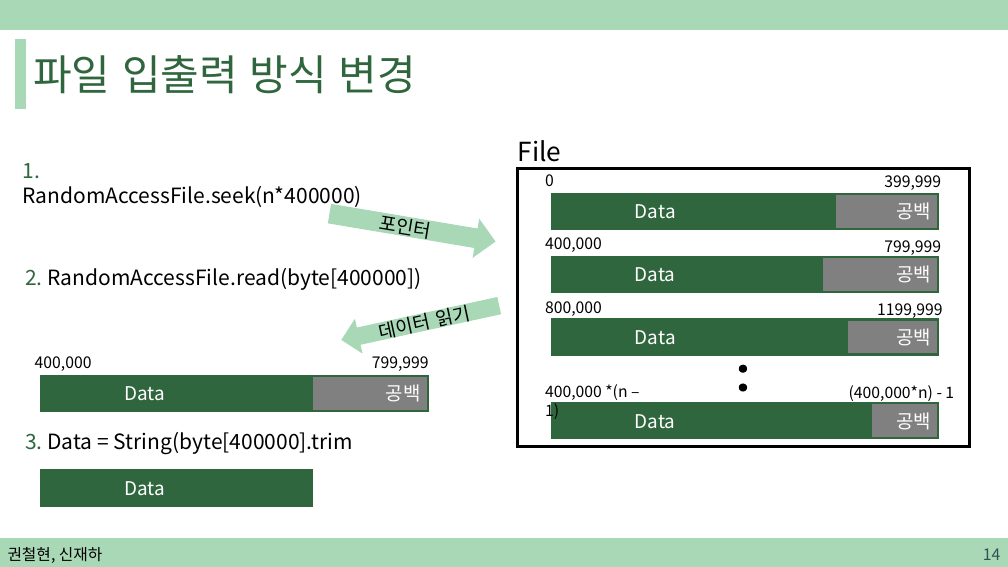
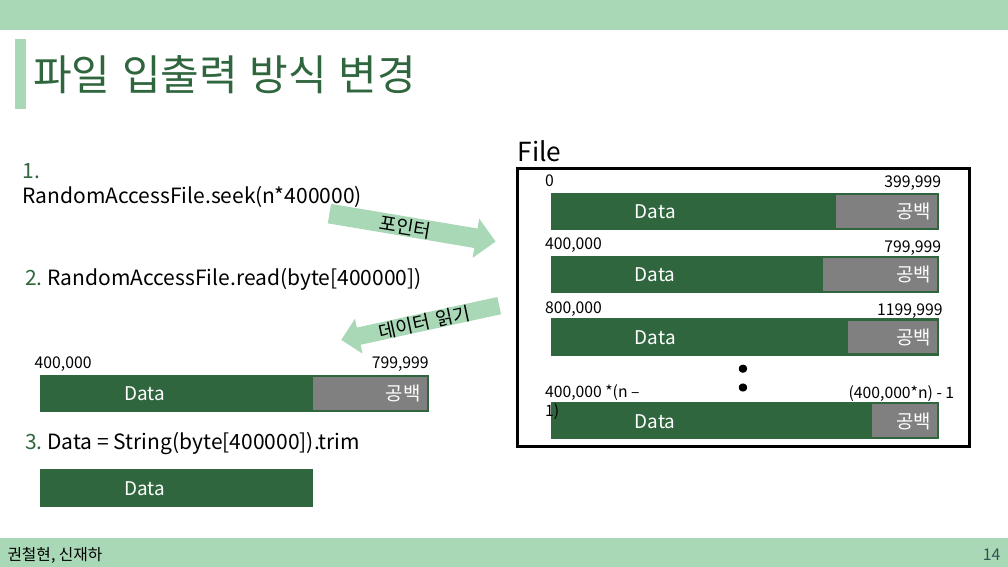
Before and after one commit to sjh4287/capston, a slide deck: slide 14 of 2022.02.18/권철현,신재하.pptx. Drawn at 1008x567 pixels with LibreOffice and Linux fonts; fonts in the diff are those of the drawing. Boxes give left, top, right and bottom in pixels: in the first picture for what was removed or moved away, otherwise in the second. Text is boxed around its words. In the diff, an @@ line names an element or a change of style, - is before the commit and + after.

```diff
--- a/2022.02.18/권철현,신재하.pptx
+++ b/2022.02.18/권철현,신재하.pptx
@@ text at (x1=25, y1=432, x2=360, y2=454): text changed @@
-3. Data = String(byte[400000].trim
+3. Data = String(byte[400000]).trim
```
